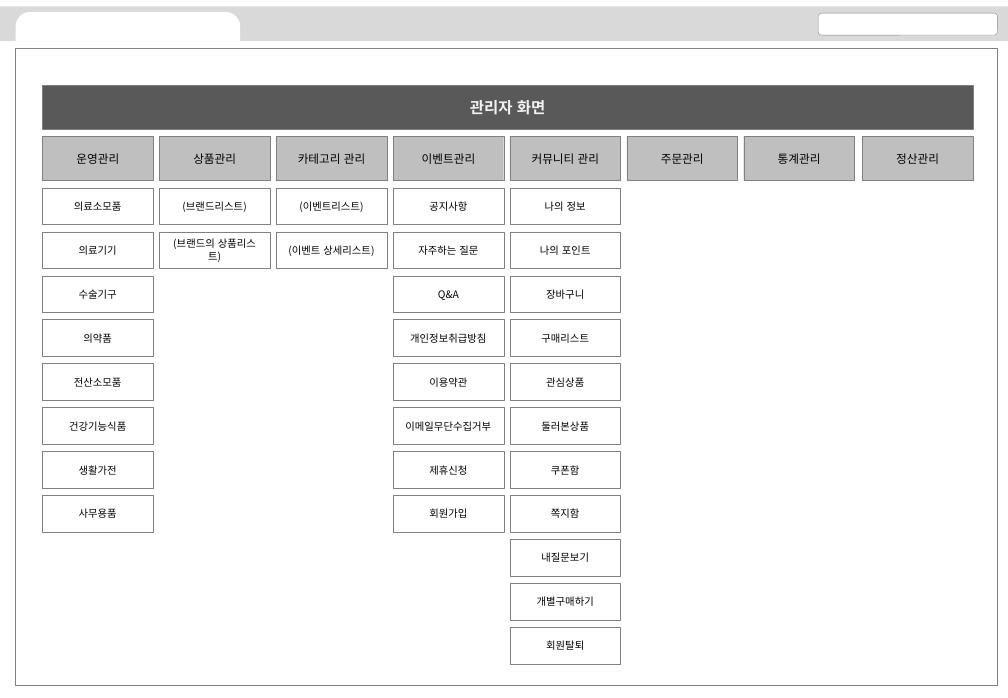
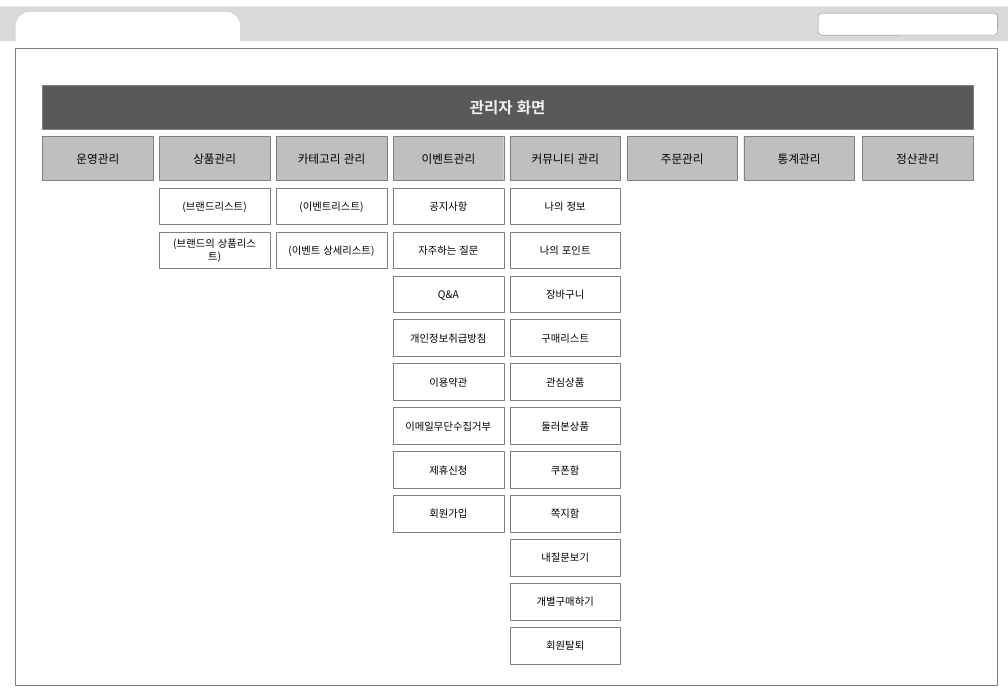
Before and after one commit to gofly8080/gogorobotics, a slide deck: slide 3 of eoat/화면정의서/사이트 맵_V1.0_2015-09-21.pptx. Drawn at 1008x698 pixels with LibreOffice and Linux fonts; fonts in the diff are those of the drawing. Boxes give left, top, right and bottom in pixels: in the first picture for what was removed or moved away, otherwise in the second. Text is boxed around its words. In the diff, an @@ line names an element or a change of style, - is before the commit and + after.

```diff
--- a/eoat/화면정의서/사이트 맵_V1.0_2015-09-21.pptx
+++ b/eoat/화면정의서/사이트 맵_V1.0_2015-09-21.pptx
@@ rectangle removed at [43,188,154,224] @@
-의료소모품
@@ rectangle removed at [43,232,154,268] @@
-의료기기
@@ rectangle removed at [43,276,154,312] @@
-수술기구
@@ rectangle removed at [43,320,154,356] @@
-의약품
@@ rectangle removed at [43,364,154,400] @@
-전산소모품
@@ rectangle removed at [43,408,154,444] @@
-건강기능식품
@@ rectangle removed at [43,451,154,488] @@
-생활가전
@@ rectangle removed at [43,495,154,531] @@
-사무용품
```
Also in this commit, not shown: 1 other slide changed, 20 other files.
